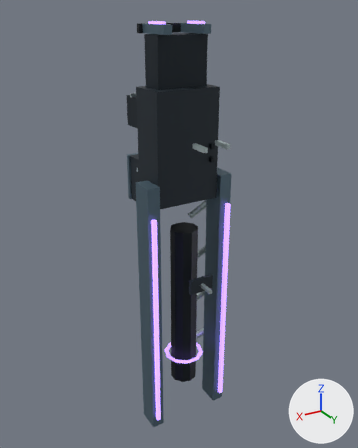
A saved change to the Blender file tools/godot-weapons/blender-art/masters/world-6.blend.
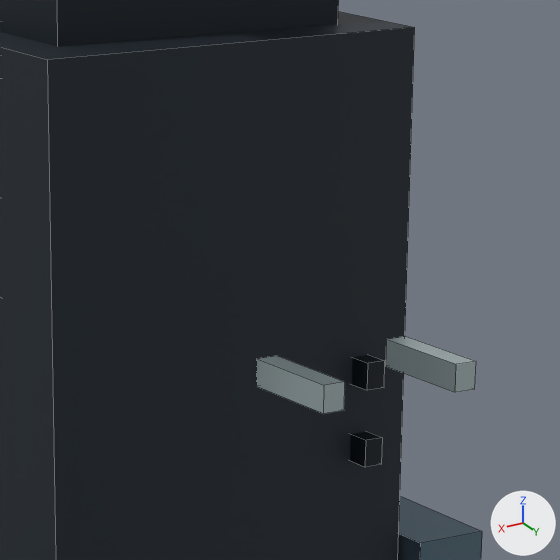
The first picture shows the older version from a 50 mm camera at (0.801, 1.3, 0.293) aimed at (-0.028, -0.081, -0.397). The close-ups show the older and then the newer version on the part from 41% to 68% of the width and 18% to 40% of the height of that picture. Only the edits that show in the close-ups are written down. Lighting does not change. The marker at lower right points along +X, +Y and +Z. The close-ups show mesh edges as thin lines.

The older version as bpy lines, for what is in view:
```python
me_cube_315 = bpy.data.meshes.new('Cube.315')
me_cube_315.from_pydata(...)  # a box spanning x -0.11..0.11, y -0.065..0.065, z -0.18..0.18; a box spanning x -0.043..0.043, y 0.141..0.153, z -0.465..-0.415
me_cube_315.materials.append(mat_dark)  # dark blue #202b34
me_cube_316 = bpy.data.meshes.new('Cube.316')
me_cube_316.from_pydata(...)  # a box spanning x -0.022..0.022, y -0.04..0.04, z -0.47..0.47; a box spanning x 0.249..0.292, y -0.04..0.04, z -0.47..0.47; a box spanning x 0.055..0.083, y -0.111..0.014, z 0.902..0.928; a box spanning x 0.187..0.215, y -0.111..0.014, z 0.902..0.928
me_cube_316.materials.append(mat_light)  # blue #617886
me_cube_336 = bpy.data.meshes.new('Cube.336')
me_cube_336.from_pydata(...)  # a box spanning x -0.09..0.09, y -0.009..0.009, z -0.014..0.014; a box spanning x -0.087..-0.075, y 0.132..0.16, z -0.352..-0.338; a box spanning x -0.087..-0.075, y 0.132..0.16, z -0.396..-0.381
me_cube_336.materials.append(mat_cavity)  # black #09151d
ob_body_cavity = bpy.data.objects.new('body-cavity', me_cube_336)
ob_body_cavity.parent = ob_body
ob_body_cavity.location = (0.0, -0.12, 0.245)
ob_body_dark = bpy.data.objects.new('body-dark', me_cube_315)
ob_body_dark.parent = ob_body
ob_body_dark.location = (0.0, -0.04, -0.1)
ob_body_light = bpy.data.objects.new('body-light', me_cube_316)
ob_body_light.parent = ob_body
ob_body_light.location = (-0.135, 0.002, -0.67)
# also in view: 'body-trim' at (0.0, -0.034, -0.444); 'body-rubber' at (0.0, -0.144, 0.079)
```
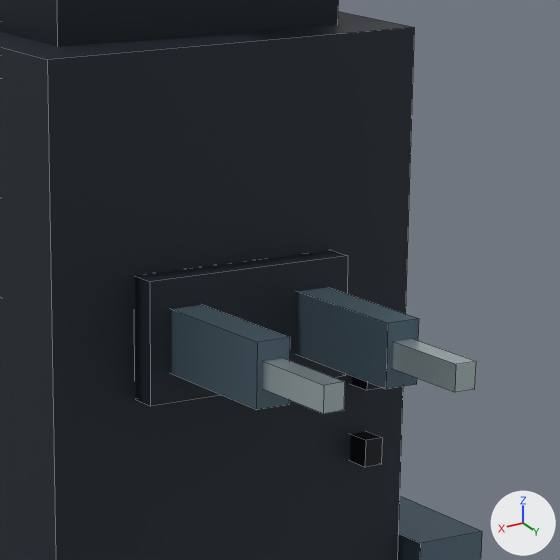
Where the change shows, as pixel boxes [x1, y1, x2, y2] in the close-ups (560 x 560 px):
'body-light', reshaped: before [398, 497, 482, 560]; after [171, 287, 482, 560]
part 1 of me_cube_315, added (dark blue): after [135, 250, 348, 406]
part 2 of me_cube_316, added (blue): after [297, 287, 419, 389]
part 3 of me_cube_316, added (blue): after [171, 305, 290, 410]

The edits, one by one:
me_cube_315 is used by ob_body_dark; parent ob_body; location (0.0, -0.04, -0.1).
me_cube_315 had 16 vertices, 12 faces and spanned x -0.11..0.11, y -0.065..0.153, z -0.465..0.18.
me_cube_315 now has 24 vertices, 18 faces and spans x -0.11..0.11, y -0.065..0.153, z -0.465..0.18.
me_cube_315 part 1: a new loose piece, a box spanning x -0.061..0.061, y 0.064..0.08, z 0.003..0.068, in mat_dark (dark blue #202b34).
me_cube_316 is used by ob_body_light; parent ob_body; location (-0.135, 0.002, -0.67).
me_cube_316 had 32 vertices, 24 faces and spanned x -0.022..0.292, y -0.111..0.04, z -0.47..0.928.
me_cube_316 now has 48 vertices, 36 faces and spans x -0.022..0.292, y -0.111..0.121, z -0.47..0.928.
me_cube_316 part 2: a new loose piece, a box spanning x 0.087..0.105, y 0.017..0.121, z 0.588..0.622, in mat_light (blue #617886).
me_cube_316 part 3: a new loose piece, a box spanning x 0.165..0.184, y 0.017..0.121, z 0.588..0.622, in mat_light (blue #617886).
